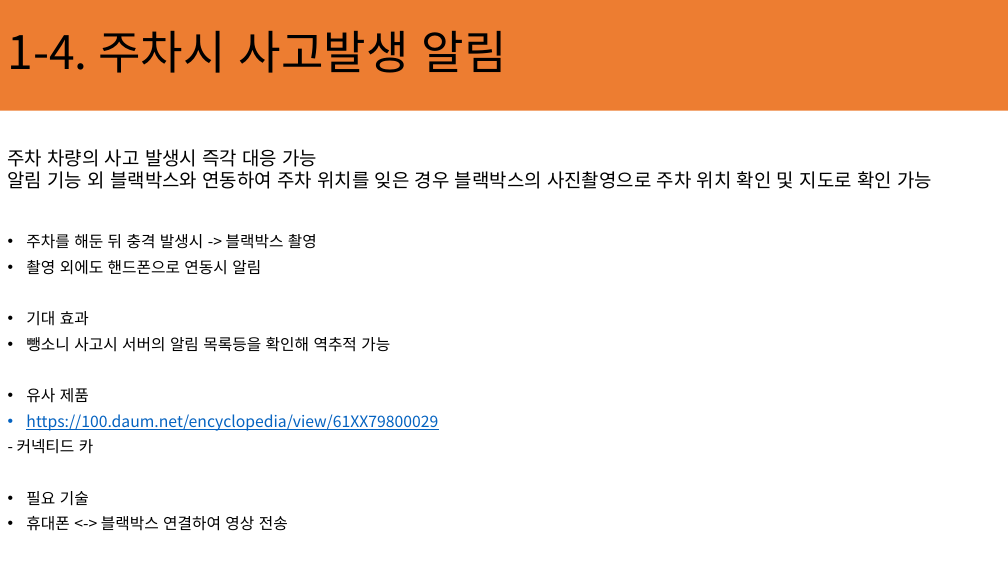
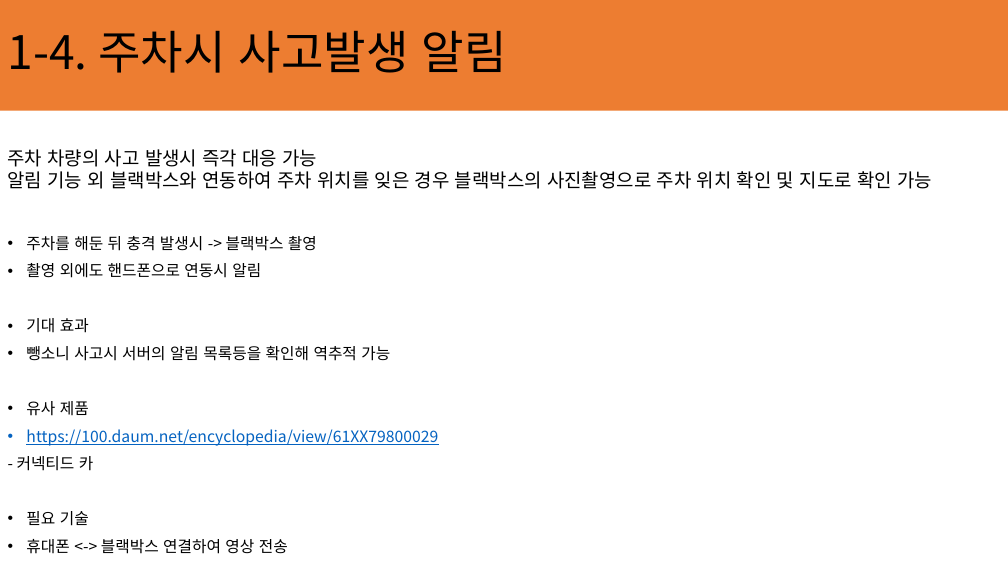
Before and after one commit to ChaeSung-Lee/DJ_InternShip, a slide deck: slide 8 of 2021_Summer/jp.hong/Project_BnC_jph.pptx. Drawn at 1008x567 pixels with LibreOffice and Linux fonts; fonts in the diff are those of the drawing. Boxes give left, top, right and bottom in pixels: in the first picture for what was removed or moved away, otherwise in the second. Text is boxed around its words. In the diff, an @@ line names an element or a change of style, - is before the commit and + after.

```diff
--- a/2021_Summer/jp.hong/Project_BnC_jph.pptx
+++ b/2021_Summer/jp.hong/Project_BnC_jph.pptx
@@ text "주차를 해둔 뒤 충격 발생시 ..." at [17,236,438,554]: line spacing 0.8 to 0.9 @@
```
Also in this commit, not shown: 13 other slides changed, 3 slides added.
